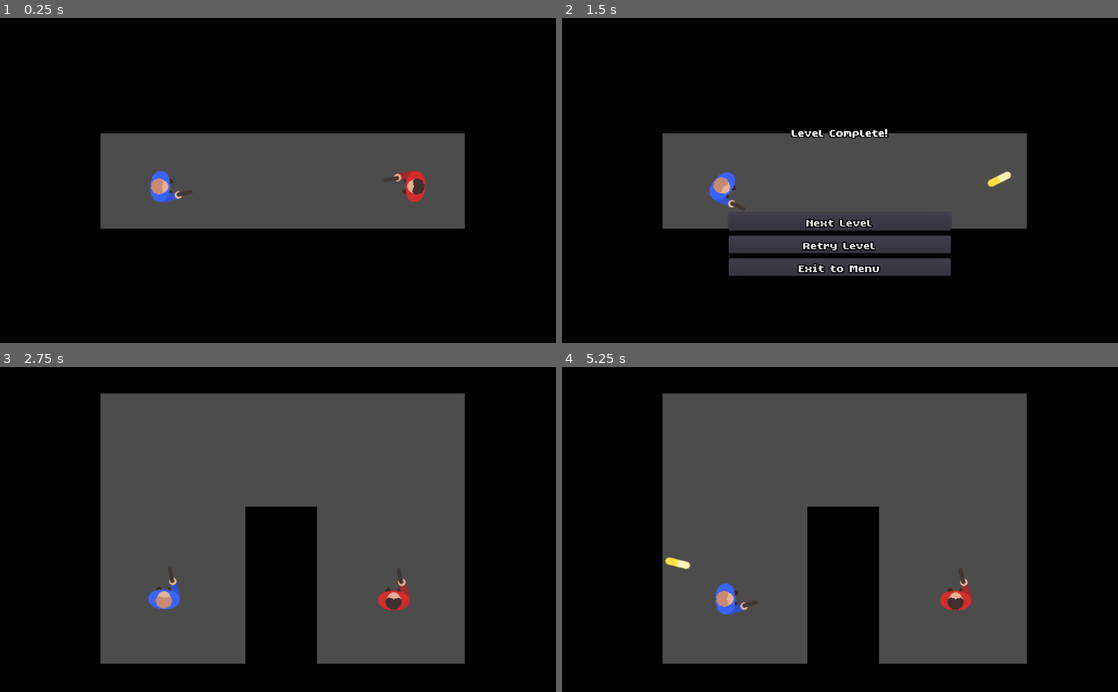
Above: before the commit, frames 1-4 (two rows, left to right).
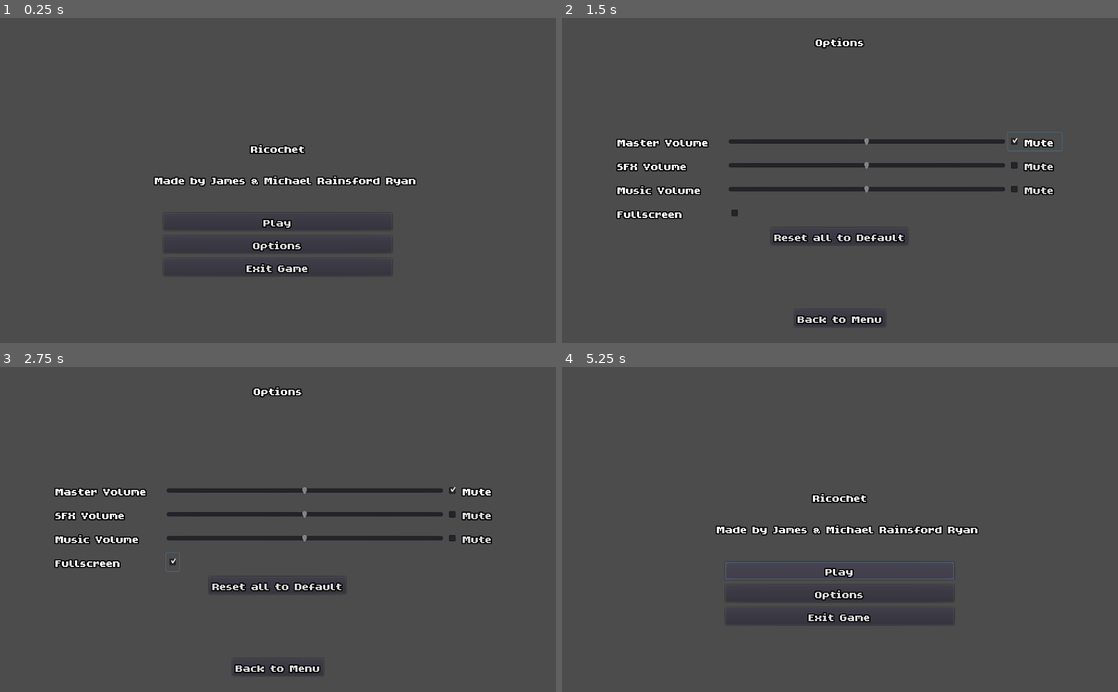
Above: after the commit, the same moments.

Repository: MichaelRRyan/ricochet
Game: Godot game, scene res://scenes/ui/main_menu_screen.tscn
Two runs of this game, one before a commit and one after it. Both use one fixed random seed, a clock stepped at 60 frames per second and the inputs below. Before the commit the project starts from res://scenes/levels/level1.tscn.
Inputs (mouse positions are in pixels of both pictures, inside the frame that each line leads up to):
- Up to frame 1 (0.25 s): no input
- Up to frame 2 (1.5 s): click (840, 245) at 0.5 s, where only the run after the commit has a clickable "Options"; click (1034, 141) at 1.25 s, where only the run after the commit has a clickable "Mute"
- Up to frame 3 (2.75 s): click (172, 562) at 2.02 s
- Up to frame 4 (5.25 s): click (840, 584) at 2.75 s, where only the run after the commit has a clickable "Reset all to Default"; click (840, 666) at 3.5 s, where only the run after the commit has a clickable "Back to Menu"; click (840, 571) at 4.25 s, where only the run before the commit has a clickable "Retry Level"; click (840, 571) at 5 s, where only the run after the commit has a clickable "Play"

The runs differ from the first frame. In frame 1, 82% of the frame differs, in the area x 0-100%, y 0-100%; in frame 2, 80%; in frame 3, 54%; in frame 4, 53%.

Commit message:
Added a basic menu and options screen

Diff:
--- a/project.godot
+++ b/project.godot
@@ -11,7 +11,7 @@
 [application]
 
 config/name="Ricochet"
-run/main_scene="res://scenes/levels/level1.tscn"
+run/main_scene="res://scenes/ui/main_menu_screen.tscn"
 config/icon="res://assets/images/icon.png"
 
 [input]
--- /dev/null
+++ b/scenes/ui/main_menu_screen.tscn
@@ -0,0 +1,66 @@
+[gd_scene load_steps=3 format=2]
+
+[ext_resource path="res://resources/themes/main_theme.tres" type="Theme" id=1]
+[ext_resource path="res://scripts/ui/main_menu_screen.gd" type="Script" id=2]
+
+[node name="MainMenu" type="Control"]
+anchor_right = 1.0
+anchor_bottom = 1.0
+theme = ExtResource( 1 )
+script = ExtResource( 2 )
+
+[node name="Title" type="Label" parent="."]
+anchor_left = 0.5
+anchor_top = 0.3
+anchor_right = 0.5
+anchor_bottom = 0.5
+margin_left = -50.0
+margin_top = -73.0
+margin_right = 50.0
+margin_bottom = 73.0
+text = "Ricochet"
+align = 1
+valign = 1
+
+[node name="Credit" type="Label" parent="."]
+anchor_left = 0.5
+anchor_top = 0.4
+anchor_right = 0.5
+anchor_bottom = 0.5
+margin_left = -253.0
+margin_top = 15.0
+margin_right = 281.0
+margin_bottom = 41.0
+text = "Made by James & Michael Rainsford Ryan"
+align = 1
+valign = 1
+
+[node name="Options" type="VBoxContainer" parent="."]
+anchor_left = 0.3
+anchor_top = 0.6
+anchor_right = 0.7
+anchor_bottom = 1.0
+margin_left = -6.0
+margin_right = 6.0
+custom_constants/separation = 10
+
+[node name="PlayButton" type="Button" parent="Options"]
+margin_right = 421.0
+margin_bottom = 32.0
+text = "Play"
+
+[node name="OptionsButton" type="Button" parent="Options"]
+margin_top = 42.0
+margin_right = 421.0
+margin_bottom = 74.0
+text = "Options"
+
+[node name="ExitButton" type="Button" parent="Options"]
+margin_top = 84.0
+margin_right = 421.0
+margin_bottom = 116.0
+text = "Exit Game"
+
+[connection signal="pressed" from="Options/PlayButton" to="." method="_on_PlayButton_pressed"]
+[connection signal="pressed" from="Options/OptionsButton" to="." method="_on_OptionsButton_pressed"]
+[connection signal="pressed" from="Options/ExitButton" to="." method="_on_ExitButton_pressed"]
--- /dev/null
+++ b/scenes/ui/options_screen.tscn
@@ -0,0 +1,150 @@
+[gd_scene load_steps=3 format=2]
+
+[ext_resource path="res://resources/themes/main_theme.tres" type="Theme" id=1]
+[ext_resource path="res://scripts/ui/options_screen.gd" type="Script" id=2]
+
+[node name="Options" type="Control"]
+anchor_right = 1.0
+anchor_bottom = 1.0
+theme = ExtResource( 1 )
+script = ExtResource( 2 )
+
+[node name="Title" type="Label" parent="."]
+anchor_left = 0.5
+anchor_top = 0.05
+anchor_right = 0.5
+anchor_bottom = 0.05
+margin_left = -45.0
+margin_right = 45.0
+margin_bottom = 26.0
+text = "Options"
+
+[node name="Settings" type="VBoxContainer" parent="."]
+anchor_left = 0.1
+anchor_top = 0.15
+anchor_right = 0.9
+anchor_bottom = 0.9
+custom_constants/separation = 10
+alignment = 1
+
+[node name="MasterVolume" type="HBoxContainer" parent="Settings"]
+margin_top = 121.0
+margin_right = 819.0
+margin_bottom = 155.0
+
+[node name="Label" type="Label" parent="Settings/MasterVolume"]
+margin_top = 4.0
+margin_right = 200.0
+margin_bottom = 30.0
+rect_min_size = Vector2( 200, 0 )
+text = "Master Volume"
+
+[node name="HSlider" type="HSlider" parent="Settings/MasterVolume"]
+margin_left = 204.0
+margin_right = 715.0
+margin_bottom = 34.0
+size_flags_horizontal = 3
+size_flags_vertical = 1
+value = 50.0
+
+[node name="MuteButton" type="CheckBox" parent="Settings/MasterVolume"]
+margin_left = 719.0
+margin_right = 819.0
+margin_bottom = 34.0
+rect_min_size = Vector2( 100, 0 )
+text = "Mute"
+align = 1
+
+[node name="SFXVolume" type="HBoxContainer" parent="Settings"]
+margin_top = 165.0
+margin_right = 819.0
+margin_bottom = 199.0
+
+[node name="Label" type="Label" parent="Settings/SFXVolume"]
+margin_top = 4.0
+margin_right = 200.0
+margin_bottom = 30.0
+rect_min_size = Vector2( 200, 0 )
+text = "SFX Volume"
+
+[node name="HSlider" type="HSlider" parent="Settings/SFXVolume"]
+margin_left = 204.0
+margin_right = 715.0
+margin_bottom = 34.0
+size_flags_horizontal = 3
+size_flags_vertical = 1
+value = 50.0
+
+[node name="MuteButton" type="CheckBox" parent="Settings/SFXVolume"]
+margin_left = 719.0
+margin_right = 819.0
+margin_bottom = 34.0
+rect_min_size = Vector2( 100, 0 )
+text = "Mute"
+align = 1
+
+[node name="MusicVolume" type="HBoxContainer" parent="Settings"]
+margin_top = 209.0
+margin_right = 819.0
+margin_bottom = 243.0
+
+[node name="Label" type="Label" parent="Settings/MusicVolume"]
+margin_top = 4.0
+margin_right = 200.0
+margin_bottom = 30.0
+rect_min_size = Vector2( 200, 0 )
+text = "Music Volume"
+
+[node name="HSlider" type="HSlider" parent="Settings/MusicVolume"]
+margin_left = 204.0
+margin_right = 715.0
+margin_bottom = 34.0
+size_flags_horizontal = 3
+size_flags_vertical = 1
+value = 50.0
+
+[node name="MuteButton" type="CheckBox" parent="Settings/MusicVolume"]
+margin_left = 719.0
+margin_right = 819.0
+margin_bottom = 34.0
+rect_min_size = Vector2( 100, 0 )
+text = "Mute"
+align = 1
+
+[node name="Fullscreen" type="HBoxContainer" parent="Settings"]
+margin_top = 253.0
+margin_right = 819.0
+margin_bottom = 287.0
+
+[node name="Label" type="Label" parent="Settings/Fullscreen"]
+margin_top = 4.0
+margin_right = 200.0
+margin_bottom = 30.0
+rect_min_size = Vector2( 200, 0 )
+text = "Fullscreen"
+
+[node name="CheckBox" type="CheckBox" parent="Settings/Fullscreen"]
+margin_left = 204.0
+margin_right = 228.0
+margin_bottom = 34.0
+
+[node name="ResetToDefaultButton" type="Button" parent="Settings"]
+margin_left = 283.0
+margin_top = 297.0
+margin_right = 535.0
+margin_bottom = 329.0
+size_flags_horizontal = 4
+text = "Reset all to Default"
+
+[node name="BackButton" type="Button" parent="."]
+anchor_left = 0.5
+anchor_top = 0.95
+anchor_right = 0.5
+anchor_bottom = 0.95
+margin_left = -84.0
+margin_top = -32.0
+margin_right = 84.0
+text = "Back to Menu"
+
+[connection signal="pressed" from="Settings/ResetToDefaultButton" to="." method="_on_ResetToDefaultButton_pressed"]
+[connection signal="pressed" from="BackButton" to="." method="_on_BackButton_pressed"]
--- /dev/null
+++ b/scripts/ui/main_menu_screen.gd
@@ -0,0 +1,19 @@
+extends Control
+
+
+#-------------------------------------------------------------------------------
+func _on_PlayButton_pressed():
+	pass # Replace with function body.
+
+
+#-------------------------------------------------------------------------------
+func _on_OptionsButton_pressed():
+	var _r = get_tree().change_scene("res://scenes/ui/options_screen.tscn")
+
+
+#-------------------------------------------------------------------------------
+func _on_ExitButton_pressed():
+	get_tree().quit()
+
+
+#-------------------------------------------------------------------------------
--- /dev/null
+++ b/scripts/ui/options_screen.gd
@@ -0,0 +1,14 @@
+extends Control
+
+
+#-------------------------------------------------------------------------------
+func _on_BackButton_pressed():
+	var _r = get_tree().change_scene("res://scenes/ui/main_menu_screen.tscn")
+
+
+#-------------------------------------------------------------------------------
+func _on_ResetToDefaultButton_pressed():
+	pass # Replace with function body.
+
+
+#-------------------------------------------------------------------------------
